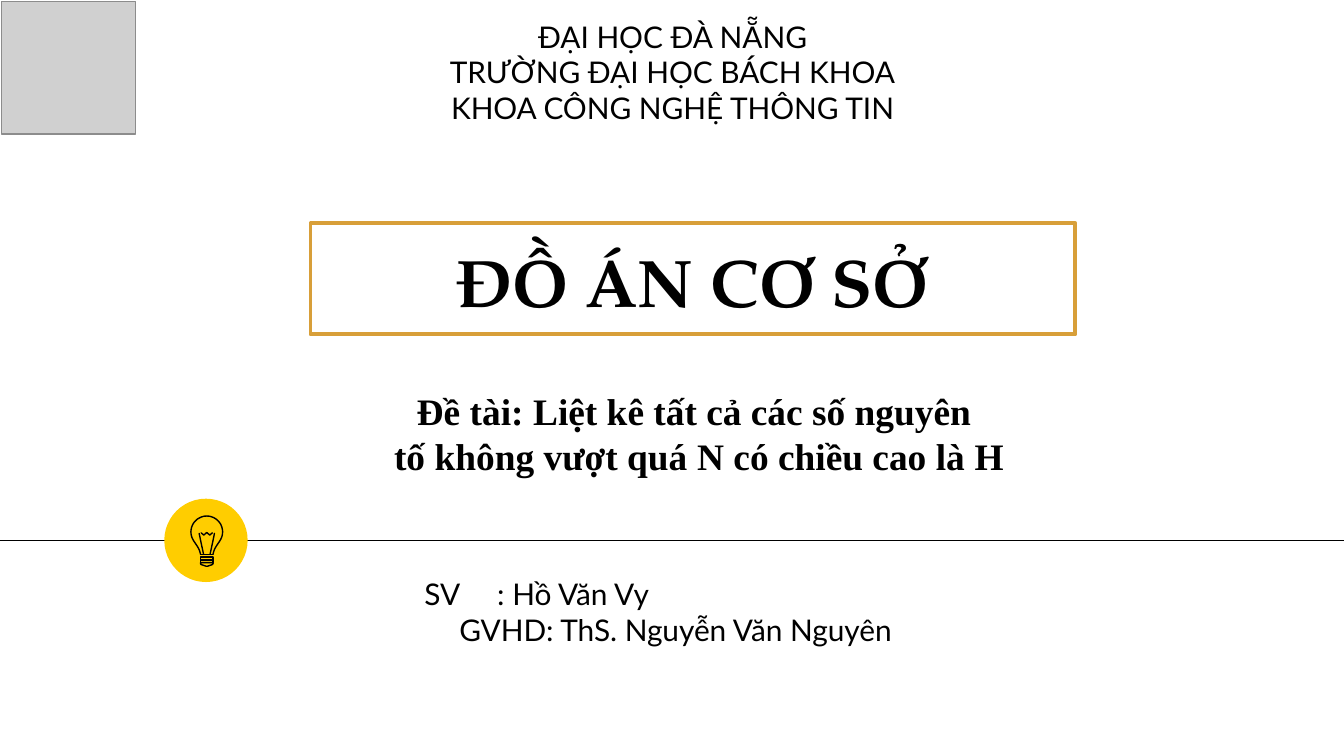
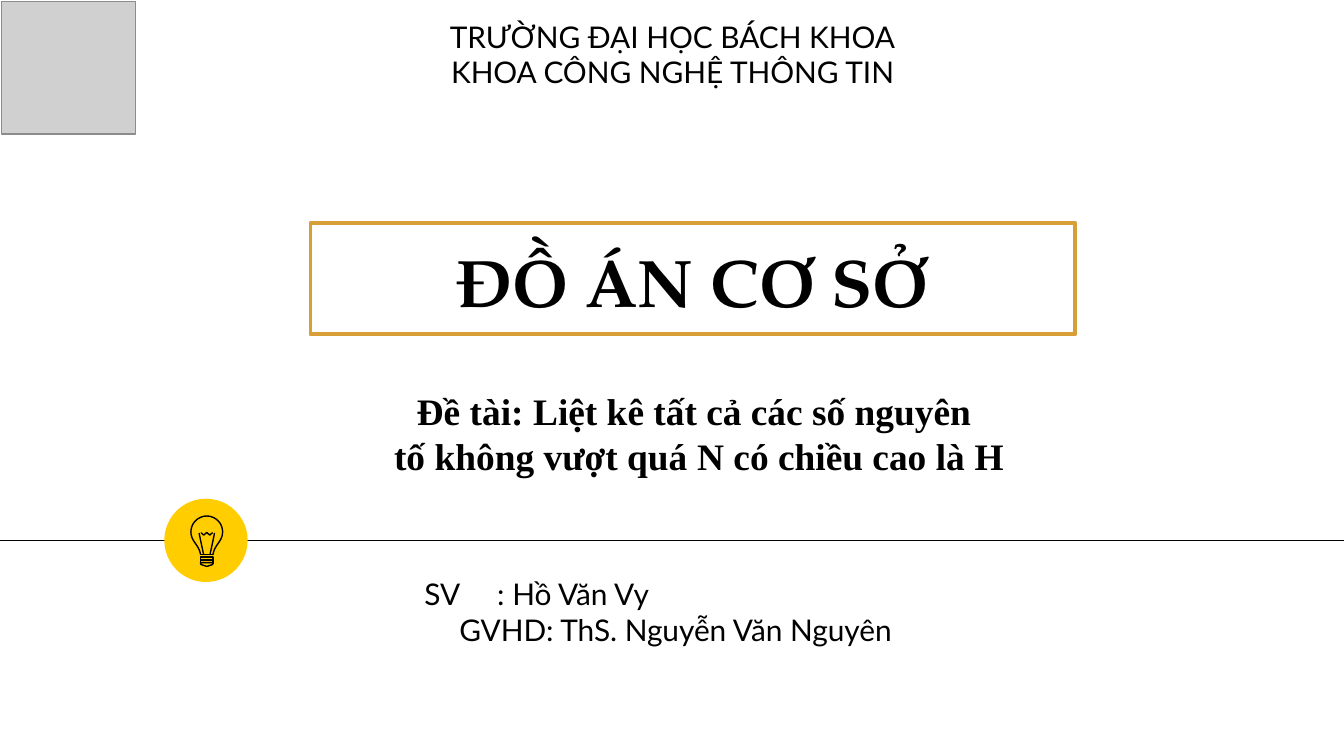
Before and after one commit to hovanvydut/DO-AN-CO-SO-2020, a slide deck: slide 1 of slides/HOVANVY-102190200.pptx. Drawn at 1344x756 pixels with LibreOffice and Linux fonts; fonts in the diff are those of the drawing; grey boxes stand for pictures. Boxes give left, top, right and bottom in pixels: in the first picture for what was removed or moved away, otherwise in the second. Text is boxed around its words. In the diff, an @@ line names an element or a change of style, - is before the commit and + after.

```diff
--- a/slides/HOVANVY-102190200.pptx
+++ b/slides/HOVANVY-102190200.pptx
@@ text at [538, 22, 807, 54]: paragraph removed @@
-ĐẠI HỌC ĐÀ NẴNG
```
Also in this commit, not shown: 2 other slides changed, 6 other files.
